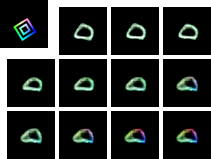
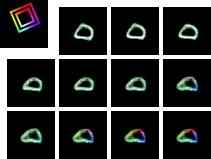
The second 211x159 image is a revision of the first. Changes to its layers:
renamed "Layer 13(pasted)" to "Layer 14(pasted)", moved it above "Layer 2(pasted)", painted on it over [9, 2, 41, 41]
